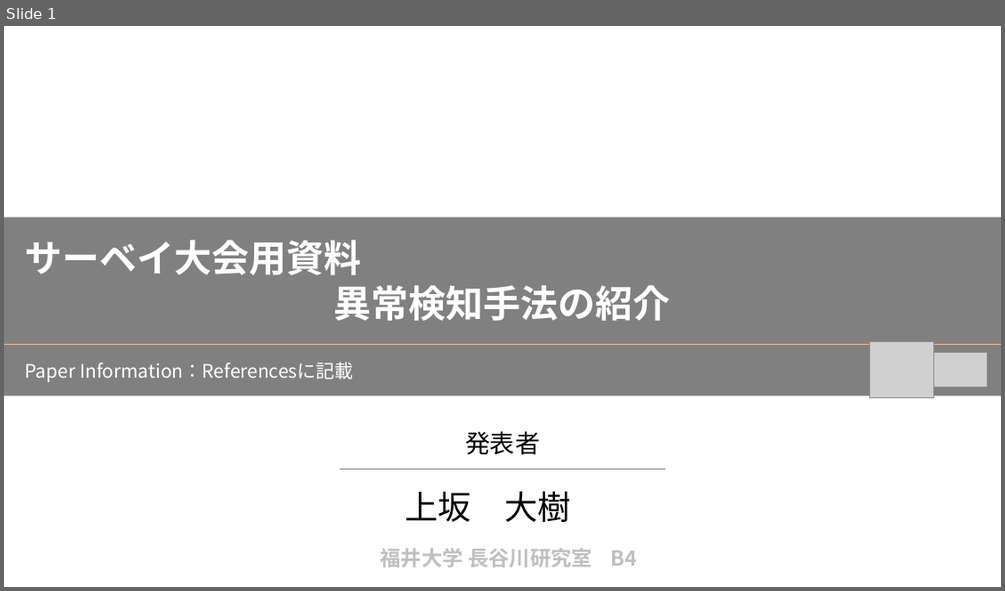
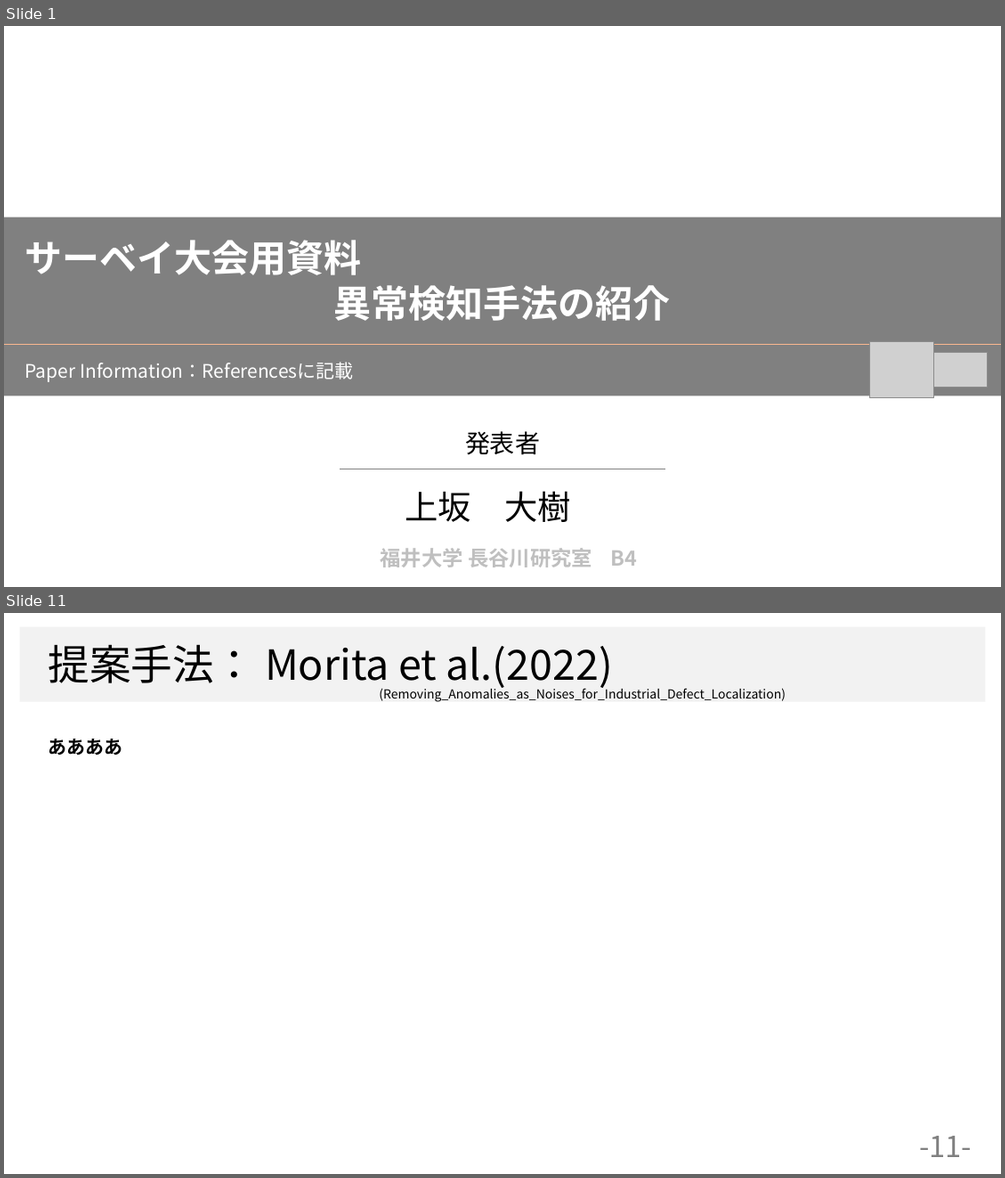
Before and after one commit to dhia-github/haselab-all, a slide deck: 発表資料/サーベイ大会資料.pptx. Shown one above the other, each under a label of ours: slide 1 before the commit, slides 1 and 11 after it; the slides between them are not shown. The pictures are 1005x591 and 1005x1178 pixels, drawn with LibreOffice and Linux fonts; fonts in the diff are those of the drawing; grey boxes stand for pictures; background and template pictures are left out. Boxes give left, top, right and bottom in pixels: in the first picture for what was removed or moved away, otherwise in the second. Text is boxed around its words. In the diff, an @@ line names an element or a change of style, - is before the commit and + after.

```diff
--- a/発表資料/サーベイ大会資料.pptx
+++ b/発表資料/サーベイ大会資料.pptx
@@ slide 11 added at (x1=4, y1=613, x2=1001, y2=1174), background #FFFFFF @@
@@ rectangle added at (x1=20, y1=627, x2=986, y2=702), fill #F2F2F2 @@
@@ text added at (x1=48, y1=644, x2=613, y2=690), 40 pt, text #000000 @@
+提案手法： Morita et al.(2022)
@@ text added at (x1=379, y1=686, x2=785, y2=702), 12 pt, text #000000 @@
+(Removing_Anomalies_as_Noises_for_Industrial_Defect_Localization)
@@ text added at (x1=48, y1=738, x2=122, y2=755), 18 pt, text #000000, bold @@
+ああああ
@@ page number added at (x1=919, y1=1135, x2=971, y2=1157), 28 pt, text #808080 @@
+-11-
```
Also in this commit, not shown: 3 slides changed, 13 other slides added, 4 slides removed.
